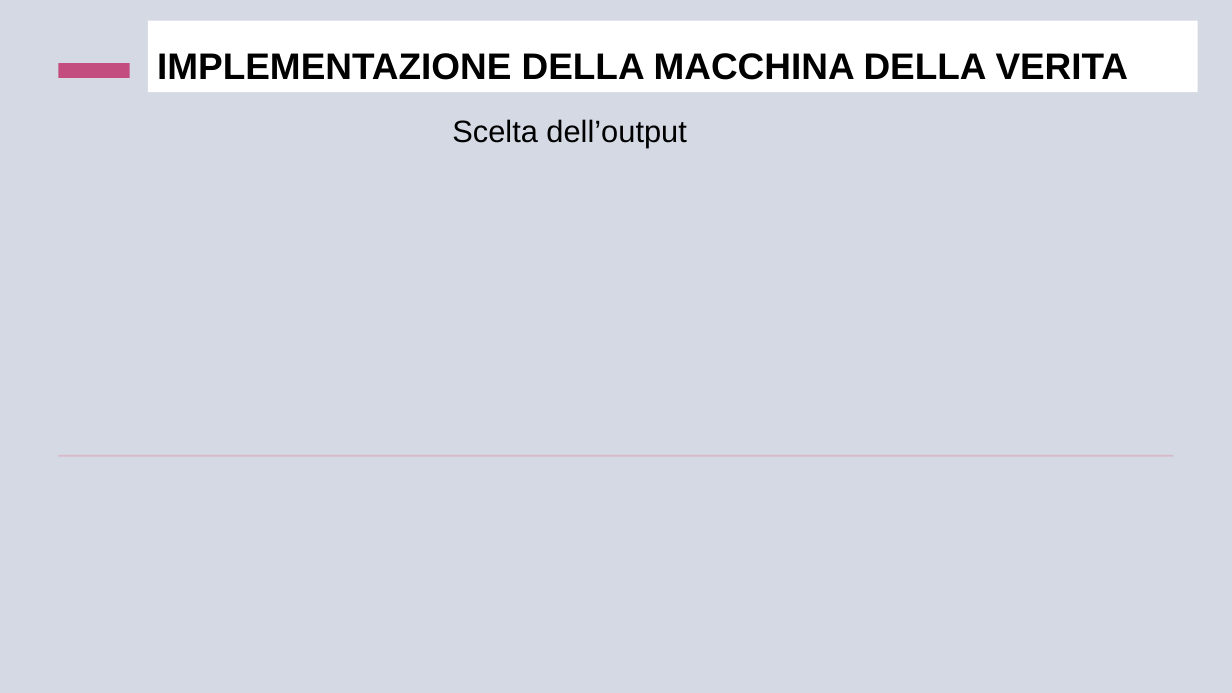
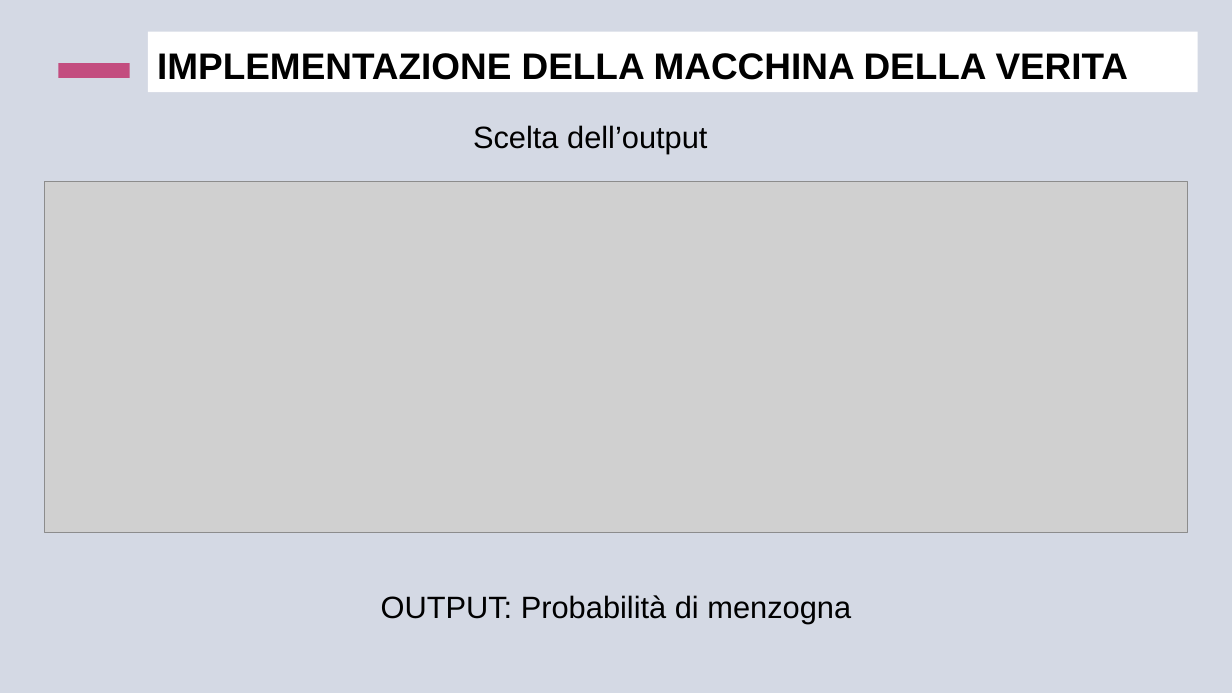
Before and after one commit to ClaudiaMarano/Progetto-Fuzzy, a slide deck: slide 11 of LA VERITÀ STA NEI GESTI.pptx (slide 10 before the commit). Drawn at 1232x693 pixels with LibreOffice and Linux fonts; fonts in the diff are those of the drawing; grey boxes stand for pictures. Boxes give left, top, right and bottom in pixels: in the first picture for what was removed or moved away, otherwise in the second. Text is boxed around its words. In the diff, an @@ line names an element or a change of style, - is before the commit and + after.

```diff
--- a/LA VERITÀ STA NEI GESTI.pptx
+++ b/LA VERITÀ STA NEI GESTI.pptx
@@ title "IMPLEMENTAZIONE DELLA MACCHINA DELLA VERITA": place and size @@
-title "IMPLEMENTAZIONE DELLA MACCHINA DELLA VERITA" at [148, 20, 1198, 91]
+title "IMPLEMENTAZIONE DELLA MACCHINA DELLA VERITA" at [148, 31, 1198, 91]
@@ text "Scelta dell’output": place and size @@
-text "Scelta dell’output" at [452, 119, 686, 148]
+text "Scelta dell’output" at [473, 125, 707, 154]
@@ picture added at [44, 182, 1188, 533] @@
@@ rectangle removed at [58, 455, 1174, 457] @@
@@ subtitle added at [381, 595, 851, 624], 24 pt, text #000000 @@
+OUTPUT: Probabilità di menzogna
```
Also in this commit, not shown: 5 other slides changed, 1 slide added.
